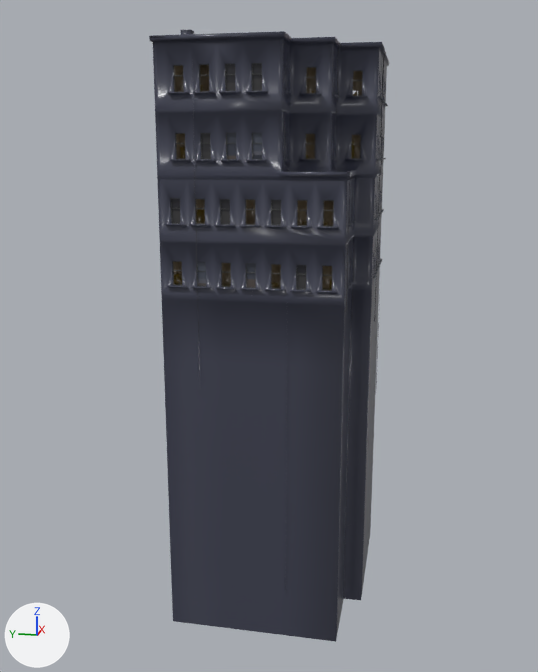
Two versions of the glTF model Assets/Meshes/mesh_bdg_F_08.gltf, one commit apart.
The view is the same before and after, from a camera (50 mm lens) standing at (-36.96, -12.29, -4.96) and looking at (3.29, -4.24, -15.03). Arrows for +X, +Y and +Z are at lower left; the lights stay in place. Vertices at the same position are counted once.

Script lines for the objects in view, before the commit:
```python
me_material2 = bpy.data.meshes.new('material2')
me_material2.from_pydata(...)  # 6710 vertices, 10083 faces; spans x -2.7..9.7, y -10.2..0.2, z -30.1..0.4
me_material2.materials.append(mat_unlit)
ob_geo1 = bpy.data.objects.new('geo1', me_material2)
ob_geo1.location = (0.0, 0.0, 0.0)
```
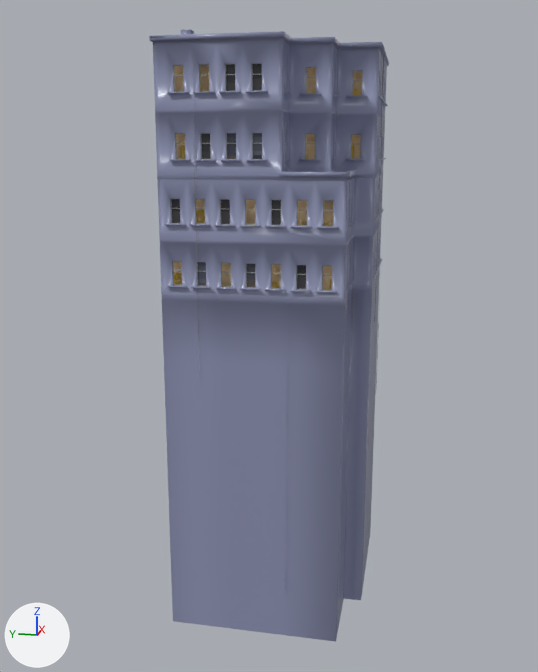
The change, as a list of edits to the scene's bpy script:
```text
Add mat_bdg:
    mat_bdg = bpy.data.materials.new('bdg')
    mat_bdg.use_nodes = True; mat_bdg.node_tree.nodes.clear()
    _N = mat_bdg.node_tree.nodes; _L = mat_bdg.node_tree.links
    n0 = _N.new('ShaderNodeBsdfPrincipled'); n0.name = 'Principled BSDF'
    n0.inputs[2].default_value = 0.3  # 'Roughness'
    n1 = _N.new('ShaderNodeOutputMaterial'); n1.name = 'Material Output'
    n2 = _N.new('ShaderNodeVertexColor'); n2.name = 'Color Attribute'
    _L.new(n0.outputs[0], n1.inputs[0])  # 'BSDF' to 'Surface'
    _L.new(n2.outputs[0], n0.inputs[0])  # 'Color' to 'Base Color'
Change me_material2:
    used by ob_geo1; location = (0.0, 0.0, 0.0)
    remove me_material2.from_pydata(...)  # 6710 vertices, 10083 faces; spans x -2.7..9.7, y -10.2..0.2, z -30.1..0.4
    add me_material2.from_pydata(...)  # 6712 vertices, 10094 faces; spans x -2.7..9.7, y -10.2..0.2, z -30.1..0.4
    me_material2 part 1: 110 vertices moved within x -2.7..9.7, y -10.2..0.2, z -2.3..-1.6; 2 vertices added at x 2.4, y -9.0, z -1.9
    me_material2 part 2: 167 kept faces spanning x -2.4..8.8, y -9.9..-0.1, z -11.2..0.0 get new vertex colours
    me_material2 part 3: 4929 faces spanning x -2.7..9.7, y -10.2..0.2, z -30.0..0.4 switch from mat_unlit to mat_bdg
```

Location of each change, [x1, y1, x2, y2] in pixels of the pictures (538 x 672 px; the box of a moved part takes in the faces that stretch with it):
part 1 of me_material2, moved or reshaped: [167, 72, 388, 116] in both
part 2 of me_material2, recoloured: before [171, 66, 363, 287]; after [170, 64, 352, 275]
part 3 of me_material2, recoloured: [149, 30, 389, 642] in both
